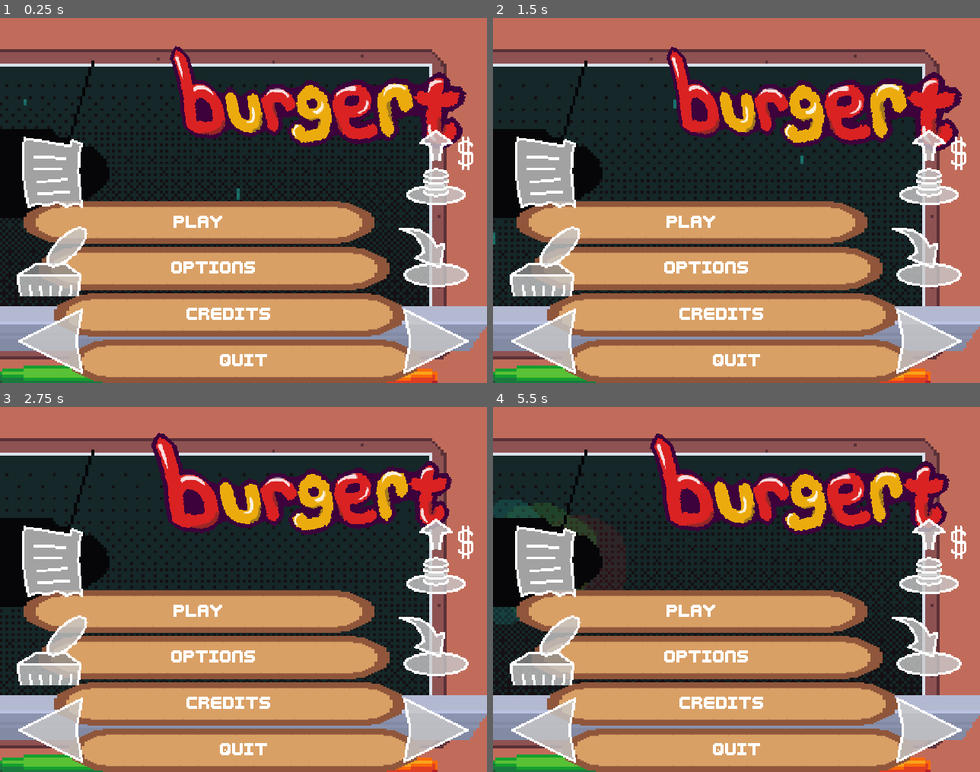
Above: before the commit, frames 1-4 (two rows, left to right).
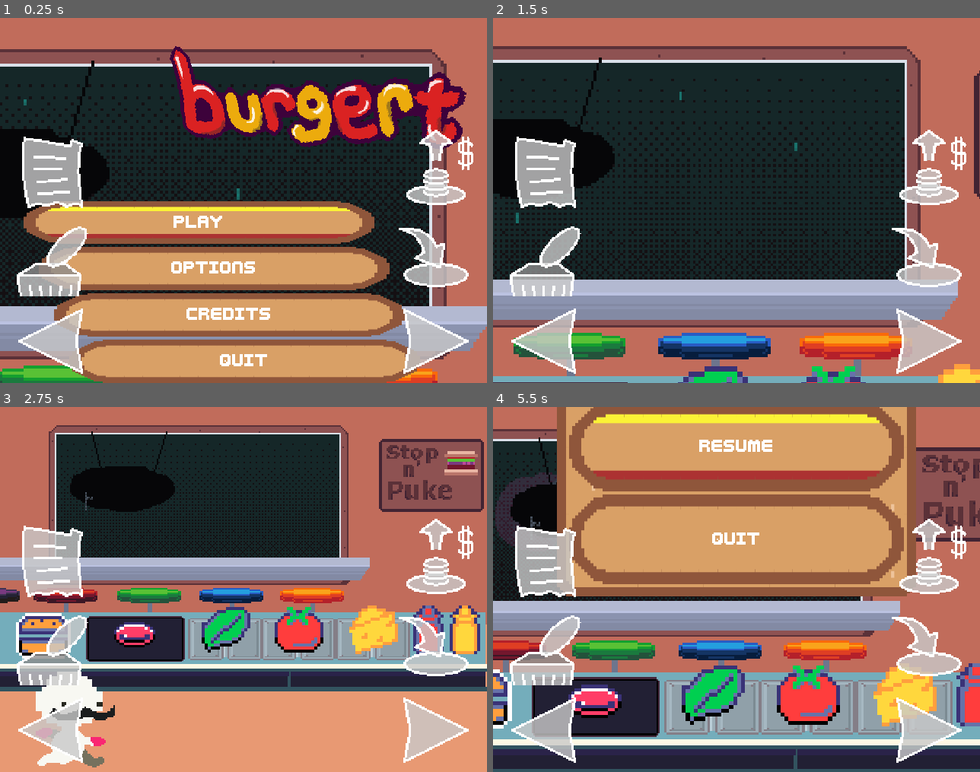
Above: after the commit, the same moments.

Repository: LettucePie/burgert
Game: Godot game, scene res://scenes/play.tscn
Two runs of this game, one before a commit and one after it. Both use one fixed random seed, a clock stepped at 60 frames per second and the inputs below. Sound files missing from this copy of the repository are replaced by a short silence.
Inputs (mouse positions are in pixels of both pictures, inside the frame that each line leads up to):
- Up to frame 1 (0.25 s): no input
- Up to frame 2 (1.5 s): tap Enter (menu) at 0.5 s; move the mouse to (843, 182) at 0.52 s; hold Right (right) 0.53-1.25 s; tap Z (confirm) at 0.6 s; click (843, 182) at 0.67 s; drag from (639, 218) to (712, 273) at 1.27 s
- Up to frame 3 (2.75 s): move the mouse to (292, 509) at 2.02 s; hold Right (right) from 2.03 s (still down); tap Z (confirm) at 2.1 s; click (292, 509) at 2.17 s
- Up to frame 4 (5.5 s): release Right (right) at 2.75 s; drag from (712, 662) to (590, 534) at 2.77 s; move the mouse to (882, 644) at 3.52 s; hold Left (left) 3.53-4.25 s; tap Z (confirm) at 3.6, 5.1 s; click (882, 644) at 3.67 s; tap Enter (menu) at 4.15 s; drag from (590, 534) to (663, 498) at 4.27 s; move the mouse to (760, 589) at 5.02 s; hold Down (down) from 5.03 s (still down); click (760, 589) at 5.17 s

The runs differ from the first frame. In frame 1, 1.4% of the frame differs, in the area x 4-77%, y 51-61%; in frame 2, 54%; in frame 3, 67%; in frame 4, 85%, in the area x 0-100%, y 0-100%.

Commit message:
got the window resizing for touchscreen container all set

Diff:
--- a/scenes/game_container.gd
+++ b/scenes/game_container.gd
@@ -11,6 +11,10 @@
 	root.remove_child(game)
 	portal.add_child(game)
 	root.add_child(self)
+	root.handle_input_locally = false
+	portal.handle_input_locally = true
+	game.main_menu.refocus()
+	rescale()
 
 
 # Called when the node enters the scene tree for the first time.
@@ -21,3 +25,39 @@
 # Called every frame. 'delta' is the elapsed time since the previous frame.
 func _process(delta):
 	pass
+
+
+
+func _input(event):
+	if event is InputEventKey \
+	or event is InputEventJoypadButton \
+	or event is InputEventJoypadMotion:
+		portal.push_input(event, false)
+
+
+func _on_game_world_render_gui_input(event):
+	print(event)
+	portal.push_input(event)
+
+
+func rescale():
+	var w = 640
+	var h = 480
+	var x = get_window().size.x
+	var y = get_window().size.y
+	var multis = [x / w, y / h]
+	var scale_factor = multis.min()
+	print("SCALE FACTOR: ", scale_factor)
+	if scale_factor == 0 and x >= 320 and y >= 240:
+		#render.size = Vector2(320, 240)
+		render.scale = Vector2(0.5, 0.5)
+		render.position = Vector2.ZERO
+	else:
+		render.scale = Vector2(scale_factor, scale_factor)
+		#render.size = Vector2(w * scale_factor, h * scale_factor)
+		render.position.x = (x / 2) - ((w * scale_factor) / 2)
+		render.position.y = (y / 2) - ((h * scale_factor) / 2)
+
+
+func _on_resized():
+	rescale()
--- a/scenes/game_container.tscn
+++ b/scenes/game_container.tscn
@@ -7,35 +7,56 @@
 viewport_path = NodePath("GameWorldPort")
 
 [node name="GameContainer" type="Control" node_paths=PackedStringArray("portal", "render", "touch_controls")]
+process_mode = 3
 layout_mode = 3
 anchors_preset = 15
 anchor_right = 1.0
 anchor_bottom = 1.0
 grow_horizontal = 2
 grow_vertical = 2
+mouse_filter = 1
 script = ExtResource("1_nekdu")
 portal = NodePath("GameWorldPort")
-render = NodePath("AspectRatioContainer/GameWorldRender")
+render = NodePath("GameWorldRender")
 touch_controls = NodePath("TouchInput")
 
-[node name="GameWorldPort" type="SubViewport" parent="."]
-disable_3d = true
-audio_listener_enable_2d = true
-size = Vector2i(640, 480)
-
-[node name="AspectRatioContainer" type="AspectRatioContainer" parent="."]
+[node name="ColorRect" type="ColorRect" parent="."]
+texture_filter = 1
 layout_mode = 1
 anchors_preset = 15
 anchor_right = 1.0
 anchor_bottom = 1.0
 grow_horizontal = 2
 grow_vertical = 2
-stretch_mode = 1
+mouse_filter = 2
+color = Color(0, 0, 0, 1)
 
-[node name="GameWorldRender" type="TextureRect" parent="AspectRatioContainer"]
-layout_mode = 2
+[node name="GameWorldPort" type="SubViewport" parent="."]
+disable_3d = true
+handle_input_locally = false
+audio_listener_enable_2d = true
+size = Vector2i(640, 480)
+
+[node name="GameWorldRender" type="TextureRect" parent="."]
+texture_filter = 1
+layout_mode = 1
+anchors_preset = 8
+anchor_left = 0.5
+anchor_top = 0.5
+anchor_right = 0.5
+anchor_bottom = 0.5
+offset_left = -320.0
+offset_top = -240.0
+offset_right = 320.0
+offset_bottom = 240.0
+grow_horizontal = 2
+grow_vertical = 2
+mouse_filter = 0
 texture = SubResource("ViewportTexture_416yf")
-stretch_mode = 5
 
 [node name="TouchInput" parent="." instance=ExtResource("1_1vfml")]
 layout_mode = 1
+mouse_filter = 2
+
+[connection signal="resized" from="." to="." method="_on_resized"]
+[connection signal="gui_input" from="GameWorldRender" to="." method="_on_game_world_render_gui_input"]
--- a/scenes/ui/main_menu.gd
+++ b/scenes/ui/main_menu.gd
@@ -12,12 +12,15 @@
 enum SCREENS{MAIN, OPTIONS, CREDITS, PAUSE}
 var current_screen : SCREENS = SCREENS.MAIN
 
-# Called when the node enters the scene tree for the first time.
-func _ready():
+
+func refocus():
 	$Main/Play.call_deferred("grab_focus")
 
 
-# Called every frame. 'delta' is the elapsed time since the previous frame.
+func _ready():
+	refocus()
+
+
 func _process(delta):
 	pass
 
--- a/scenes/ui/touch_input.tscn
+++ b/scenes/ui/touch_input.tscn
@@ -14,6 +14,7 @@
 anchor_bottom = 1.0
 grow_horizontal = 2
 grow_vertical = 2
+mouse_filter = 1
 
 [node name="HBoxContainer" type="HBoxContainer" parent="."]
 texture_filter = 1
@@ -24,6 +25,7 @@
 anchor_bottom = 1.0
 grow_horizontal = 2
 grow_vertical = 2
+mouse_filter = 2
 
 [node name="LeftEdge" type="VBoxContainer" parent="HBoxContainer"]
 layout_mode = 2
@@ -52,6 +54,7 @@
 layout_mode = 2
 size_flags_horizontal = 3
 size_flags_stretch_ratio = 2.73
+mouse_filter = 2
 
 [node name="RightEdge" type="VBoxContainer" parent="HBoxContainer"]
 layout_mode = 2
